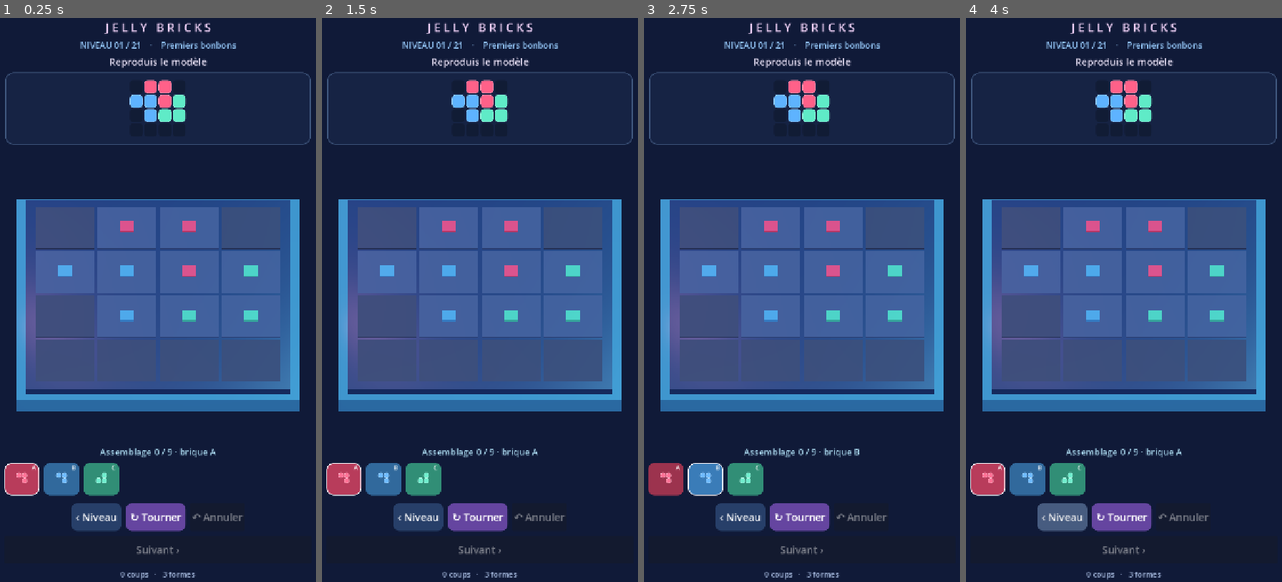
Above: before the commit, frames 1-4 (left to right).
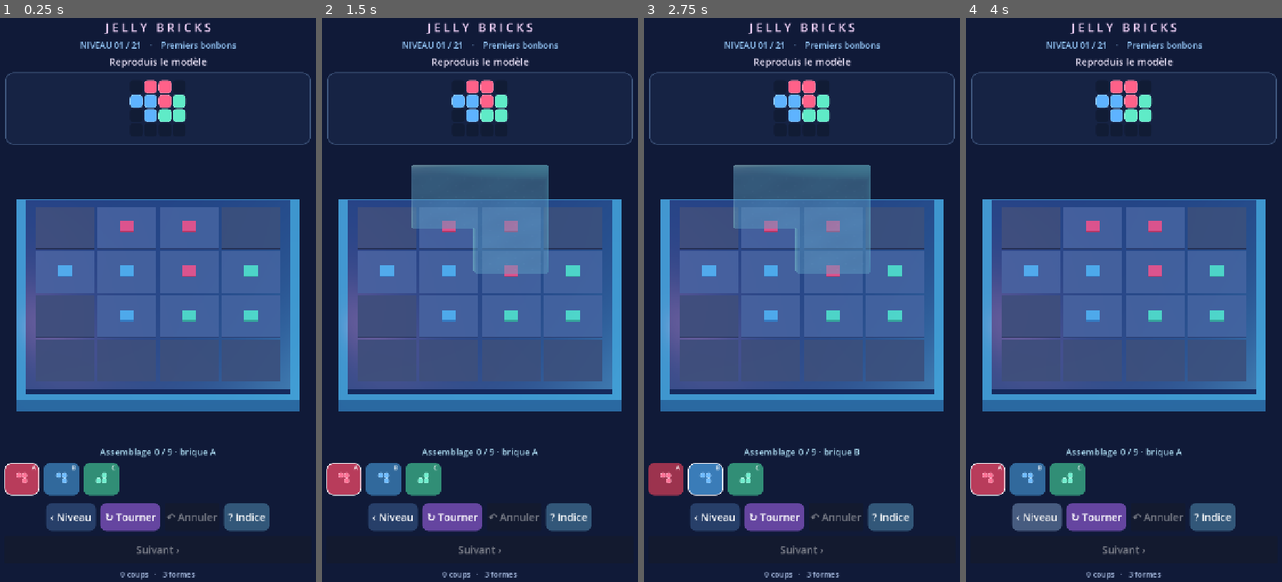
Above: after the commit, the same moments.

Repository: dbrckk/Jelly-bricks
Game: Godot game, scene res://scenes/main.tscn
The game is run twice, just before and just after one commit, with the same random seed, the same clock (stepped at 60 frames per second) and the same inputs.
Inputs (mouse positions are in pixels of both pictures, inside the frame that each line leads up to):
- Up to frame 1 (0.25 s): no input
- Up to frame 2 (1.5 s): click (568, 514) at 0.5 s, where only the run after the commit has a clickable "? Indice"; click (344, 480) at 1.27 s
- Up to frame 3 (2.75 s): click (707, 480) at 2.02 s
- Up to frame 4 (4 s): click (1067, 480) at 2.77 s; click "‹ Niveau" at 3.5 s

The runs differ from the first frame. In frame 1, 2.2% of the frame differs, in the area x 14-86%, y 86-92%; in frame 2, 9.0%, in the area x 14-86%, y 26-92%; in frame 3, 9.0%; in frame 4, 2.3%.

Commit message:
feat(native): polish Android jelly placement, undo stack and hints
* feat(native): performant reusable ghost, matching snap, multi-undo and accessible hints

* test(native): assert preview reuse, non-destructive hints, accurate snap and multi-undo

* fix(native): resolve selected tray item after layout without stale controls

Diff:
--- a/native-godot/scripts/game_root.gd
+++ b/native-godot/scripts/game_root.gd
@@ -36,12 +36,14 @@
 var moves_label: Label
 var select_label: Label
 var tray: HBoxContainer
+var tray_scroll: ScrollContainer
 var overlay: Control
 var undo_button: Button
 var next_button: Button
 var toast_tween: Tween
 var last_placement: Dictionary = {}
 var has_undo_snapshot: bool = false
+var undo_history: Array[Dictionary] = []
 var touch_started_on_board: bool = false
 var mouse_started_on_board: bool = false
 var shape_mesh_cache: Dictionary = {}
@@ -204,7 +206,7 @@
 
     status_label = _label("Choisis une forme et touche le plateau", 20, Color("#aad9ef"))
     bottom.add_child(status_label)
-    var tray_scroll := ScrollContainer.new()
+    tray_scroll = ScrollContainer.new()
     tray_scroll.custom_minimum_size = Vector2(0, 79)
     tray_scroll.horizontal_scroll_mode = ScrollContainer.SCROLL_MODE_AUTO
     tray_scroll.vertical_scroll_mode = ScrollContainer.SCROLL_MODE_DISABLED
@@ -225,6 +227,9 @@
     undo_button = _button("↶ Annuler", Color("#273f69"))
     undo_button.pressed.connect(_undo)
     controls.add_child(undo_button)
+    var hint := _button("? Indice", Color("#325779"))
+    hint.pressed.connect(_show_hint)
+    controls.add_child(hint)
     next_button = _button("Suivant ›", Color("#138f95"))
     next_button.pressed.connect(func(): _open_level(min(unlocked, current_level + 1)))
     bottom.add_child(next_button)
@@ -259,6 +264,7 @@
     wanted.clear()
     placements.clear()
     last_placement.clear()
+    undo_history.clear()
     has_undo_snapshot = false
     touch_started_on_board = false
     mouse_started_on_board = false
@@ -338,6 +344,7 @@
     for child in board.get_children():
         child.queue_free()
     for child in ghost.get_children():
+        ghost.remove_child(child)
         child.queue_free()
     var rim := _box_mesh(Vector3(size + 0.55, 0.25, size + 0.55),
         Color("#285878"), .17)
@@ -432,25 +439,44 @@
             return false
     return true
 
+## Release and preview must use exactly the same magnetic snap rules.
+func _snap_placement(id: String, position: Vector2i, turns: int) -> Vector2i:
+    if not pieces.has(id):
+        return Vector2i(-1, -1)
+    var offsets := [Vector2i.ZERO, Vector2i(0, -1), Vector2i(-1, 0),
+        Vector2i(0, 1), Vector2i(1, 0)]
+    for offset in offsets:
+        var candidate: Vector2i = position + offset
+        if candidate.x >= 0 and candidate.y >= 0 and _can_place(id, candidate, turns):
+            return candidate
+    return Vector2i(-1, -1)
+
+func _select_next_available() -> void:
+    var ids: Array = pieces.keys()
+    ids.sort()
+    for candidate in ids:
+        var id := String(candidate)
+        if not placements.has(id):
+            selected_id = id
+            selected_turns = 0
+            return
+
 func _try_place(id: String, position: Vector2i) -> void:
     if completed or not pieces.has(id):
         return
-    var candidates := [position,
-        position + Vector2i(0,-1), position + Vector2i(-1,0),
-        position + Vector2i(0,1), position + Vector2i(1,0)]
-    var chosen := Vector2i(-1,-1)
-    for candidate in candidates:
-        if _can_place(id, candidate, selected_turns):
-            chosen = candidate
-            break
+    var chosen := _snap_placement(id, position, selected_turns)
     if chosen.x < 0:
-        status_label.text = "Emplacement impossible · essaie de tourner"
-        return
-    last_placement = placements.duplicate(true)
+        status_label.text = "Emplacement impossible · tourne ou annule"
+        return
+    undo_history.append(placements.duplicate(true))
+    if undo_history.size() > 64:
+        undo_history.pop_front()
+    last_placement = undo_history.back().duplicate(true)
     has_undo_snapshot = true
     placements[id] = {"row": chosen.x, "col": chosen.y, "turns": selected_turns}
     moves += 1
     _rebuild_placements(id)
+    _select_next_available()
     _draw_tray()
     _refresh_text()
     _check_win()
@@ -479,14 +505,33 @@
             animator.tween_property(landing_material, "shader_parameter/impact",
                 0.0, .54).set_trans(Tween.TRANS_CUBIC)
 
+## Update one mesh instance while dragging; avoid allocating a new
+## node/material on every screen drag event (mobile GPU churn).
 func _draw_preview(pos: Vector2i) -> void:
-    for child in ghost.get_children():
-        child.queue_free()
     if pos.x < 0 or pos.y < 0 or completed or selected_id.is_empty():
-        return
-    var ghost_piece := _piece_node(selected_id, pieces[selected_id],
-        pos, selected_turns, true)
-    ghost.add_child(ghost_piece)
+        if ghost.get_child_count() > 0:
+            ghost.get_child(0).visible = false
+        return
+    var snapped := _snap_placement(selected_id, pos, selected_turns)
+    var actual := snapped if snapped.x >= 0 else pos
+    var preview_node: Node3D = null
+    if ghost.get_child_count() > 0:
+        preview_node = ghost.get_child(0) as Node3D
+    if preview_node == null or preview_node.name != "Piece_" + selected_id \
+            or int(preview_node.get_meta("turns", -1)) != selected_turns:
+        for child in ghost.get_children():
+            ghost.remove_child(child)
+            child.queue_free()
+        preview_node = _piece_node(selected_id, pieces[selected_id],
+            actual, selected_turns, true)
+        preview_node.set_meta("turns", selected_turns)
+        ghost.add_child(preview_node)
+    preview_node.visible = true
+    preview_node.position = Vector3(actual.y - size / 2.0, .48,
+        actual.x - size / 2.0)
+    var mat: ShaderMaterial = preview_node.get_child(0).material_override
+    mat.set_shader_parameter("candy_tint",
+        Color("#76ffd4") if snapped.x >= 0 else Color("#ff6a9a"))
 
 func _draw_tray() -> void:
     for child in tray.get_children():
@@ -533,8 +578,20 @@
         caption.size = Vector2(17, 19)
         caption.mouse_filter = Control.MOUSE_FILTER_IGNORE
         miniature.add_child(caption)
+        btn.set_meta("piece_id", id)
         btn.pressed.connect(func(): _select_piece(id))
         tray.add_child(btn)
+    # Scroll after GUI layout. Resolve a live button at call time to avoid
+    # invoking ensure_control_visible on controls queued for deletion.
+    call_deferred("_scroll_to_selected")
+
+func _scroll_to_selected() -> void:
+    for child in tray.get_children():
+        if child.is_queued_for_deletion():
+            continue
+        if String(child.get_meta("piece_id", "")) == selected_id:
+            tray_scroll.ensure_control_visible(child)
+            return
 
 func _select_piece(id: String) -> void:
     selected_id = id
@@ -549,15 +606,53 @@
     status_label.text = "Rotation : %d° · touche une case" % (selected_turns * 90)
 
 func _undo() -> void:
-    if not has_undo_snapshot:
-        return
-    placements = last_placement.duplicate(true)
-    last_placement.clear()
-    has_undo_snapshot = false
+    if undo_history.is_empty():
+        return
+    var restored: Dictionary = undo_history.pop_back()
+    var undone_id := selected_id
+    for key in placements:
+        var id := String(key)
+        if not restored.has(id) or restored[id] != placements[id]:
+            undone_id = id
+            break
+    placements = restored.duplicate(true)
+    last_placement = undo_history.back().duplicate(true) if not undo_history.is_empty() else {}
+    has_undo_snapshot = not undo_history.is_empty()
+    if pieces.has(undone_id):
+        selected_id = undone_id
+        selected_turns = int(placements[undone_id]["turns"]) if placements.has(undone_id) else 0
+    completed = false
     moves += 1
     _rebuild_placements()
+    _draw_preview(Vector2i(-1, -1))
     _draw_tray()
     _refresh_text()
+
+## Non-destructive hint: locate a valid unplaced target shape.
+func _show_hint() -> void:
+    if completed:
+        return
+    var rows: Array = levels[current_level]["rows"]
+    var ids: Array = pieces.keys()
+    ids.sort()
+    for candidate in ids:
+        var id := String(candidate)
+        if placements.has(id):
+            continue
+        var origin := Vector2i(size, size)
+        for r in range(size):
+            for c in range(size):
+                if String(rows[r]).substr(c, 1) == id:
+                    origin.x = mini(origin.x, r)
+                    origin.y = mini(origin.y, c)
+        if _can_place(id, origin, 0):
+            selected_id = id
+            selected_turns = 0
+            _draw_tray()
+            _draw_preview(origin)
+            status_label.text = "Indice : place la forme %s sur le fantôme vert" % id
+            return
+    status_label.text = "Annule ou déplace une brique pour libérer la place"
 
 func _refresh_text() -> void:
     var correct := 0
--- a/native-godot/tests/validate.gd
+++ b/native-godot/tests/validate.gd
@@ -145,7 +145,50 @@
                 push_error("Native piece tray does not display the real shape")
                 quit(1)
                 return
-            print("TEST: first undo, bevels, transparency and shape thumbnails verified")
+            # Regression: a hint must not place pieces on behalf of the player.
+            game._show_hint()
+            if game.selected_id != first_id or not game.placements.is_empty() \
+                    or game.ghost.get_child_count() != 1:
+                push_error("Hint failed to reveal an unplaced shape safely")
+                quit(1)
+                return
+            var first_ghost: Node3D = game.ghost.get_child(0)
+            if not first_ghost.visible or game._snap_placement(first_id, first_position, 0) != first_position:
+                push_error("Hint preview or magnetic snap has incorrect position")
+                quit(1)
+                return
+            game._draw_preview(first_position + Vector2i(1, 0))
+            if game.ghost.get_child_count() != 1 or game.ghost.get_child(0) != first_ghost:
+                push_error("Dragging still recreates the jelly ghost every frame")
+                quit(1)
+                return
+            game._draw_preview(Vector2i(-1, -1))
+            if first_ghost.visible:
+                push_error("Touch release failed to hide jelly ghost")
+                quit(1)
+                return
+
+            # Multiple moves must be undoable, including the empty board.
+            game._try_place(first_id, first_position)
+            var second_id := String(ids[1])
+            var second_pose: Dictionary = poses[second_id]
+            game._try_place(second_id, Vector2i(int(second_pose["row"]),
+                int(second_pose["col"])))
+            if game.placements.size() != 2 or game.undo_history.size() != 2:
+                push_error("Multi-move undo stack or placement is broken")
+                quit(1)
+                return
+            game._undo()
+            if game.placements.size() != 1 or not game.has_undo_snapshot:
+                push_error("Undo did not restore the previous move")
+                quit(1)
+                return
+            game._undo()
+            if not game.placements.is_empty() or game.has_undo_snapshot:
+                push_error("Multi-undo did not recover the empty starting board")
+                quit(1)
+                return
+            print("TEST: first undo, reusable ghost, hint, multi-undo and rounded shape previews")
             for variant in ids:
                 var id := String(variant)
                 var pose: Dictionary = poses[id]
